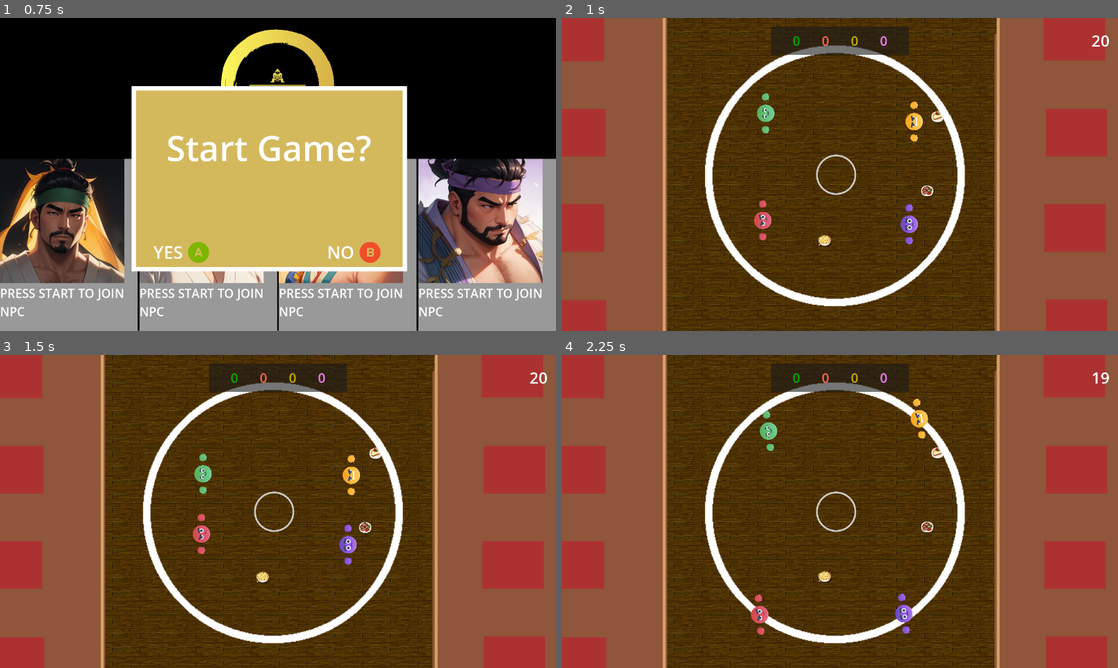
Above: before the commit, frames 1-4 (two rows, left to right).
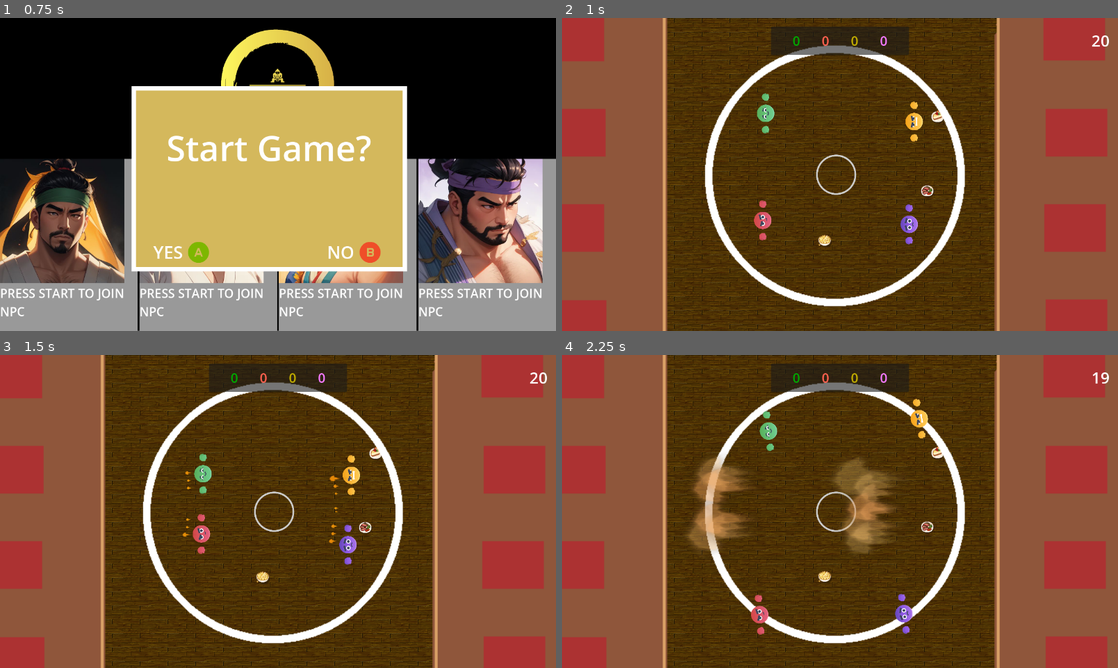
Above: after the commit, the same moments.

Repository: louiidev/ggj24_sumo
Game: Godot game, scene res://Scenes/Lobby.tscn
Same seed, same stepped clock (60 frames per second), same inputs: the game is played once before the commit and once after it.
Inputs:
- Up to frame 1 (0.75 s): tap Enter (ui_accept) at 0.5 s
- Up to frame 2 (1 s): tap Enter (ui_accept) at 0.77 s
- Up to frame 3 (1.5 s): no input
- Up to frame 4 (2.25 s): tap Enter (ui_accept) at 1.52 s

Frame 1 is identical in both runs. In frame 2, less than 0.1% of the frame differs, in the area x 35-64%, y 24-73%; in frame 3, 0.2%; in frame 4, 3.8%, in the area x 22-66%, y 14-90%.

Commit message:
Animate attack

Diff:
--- a/Scenes/Player.gd
+++ b/Scenes/Player.gd
@@ -14,6 +14,14 @@
 var lookDirection = 0.0
 var speedBoostSeconds = 0
 var stuckBoostSeconds = 0
+
+var attackLerpTime = 0.05
+
+var handRestLocalPosition = Vector2(150, 0)
+var handAttackLocalPosition = Vector2(100, -100)
+
+var faceRestScale = Vector2.ONE
+var faceAttackScale = Vector2(0.85, 1)
 
 var hasTackled: bool = false
 var stunned: bool = false
@@ -42,6 +50,7 @@
 @onready var hit_particle: CPUParticles2D = $HitParticle
 
 var hit_face: Texture;
+var attack_face: Texture;
 var original_face: Texture;
 var local_collision_pos: Vector2
 
@@ -64,6 +73,7 @@
 	original_face = face_texture
 
 	hit_face = load("res://Assets/faces/face_j.png")
+	attack_face = load("res://Assets/faces/face_f.png")
 
 
 # Called when the node enters the scene tree for the first time.
@@ -120,15 +130,27 @@
 	hasTackled = true
 	state.apply_impulse(tackleDirection * tackleSpeed)
 	tackledPressedInFrame = false
-	$Attack.play()
-
-func onAttack(state):
-	get_node("AttackTimer").start()
-	canAttack = false
-	hasTackled = true
-	state.apply_impulse(Vector2.from_angle(rotation) * tackleSpeed)
 	attack_particle.emitting = true
 	$Attack.play()
+
+	var tween = get_tree().create_tween()
+	tween.set_parallel(true)
+	tween.tween_property($Node2D/Body,"scale", faceAttackScale, attackLerpTime)
+	tween.tween_property($Node2D/LeftHand,"position", handAttackLocalPosition, attackLerpTime)
+	tween.tween_property($Node2D/RightHand,"position", handAttackLocalPosition * Vector2.LEFT, attackLerpTime)
+	tween.play()
+
+	face.texture = attack_face
+
+func onStopAttack():
+	var tween = get_tree().create_tween()
+	tween.set_parallel(true)
+	tween.tween_property($Node2D/Body,"scale", faceRestScale, attackLerpTime)
+	tween.tween_property($Node2D/LeftHand,"position", handRestLocalPosition, attackLerpTime)
+	tween.tween_property($Node2D/RightHand,"position", handRestLocalPosition * Vector2.LEFT, attackLerpTime)
+	tween.play()
+
+	face.texture = original_face
 
 func _integrate_forces(state):
 	var boostMultiplier = 1
@@ -140,8 +162,15 @@
 
 	if tackledPressedInFrame:
 		tackle(state)
+
 	if(state.get_contact_count() >= 1):
 		local_collision_pos = state.get_contact_local_position(0)
+
+	if !stunned and Input.get_joy_axis(deviceId, JOY_AXIS_TRIGGER_RIGHT) > 0 && !hasTackled && canAttack:
+		tackle(state)
+
+	if Input.get_joy_axis(deviceId, JOY_AXIS_TRIGGER_RIGHT) <= 0:
+		onStopAttack()
 
 func handlePowerup(powerupType):
 	match powerupType:
@@ -175,6 +204,7 @@
 
 func _on_attack_timer_timeout():
 	canAttack = true
+	onStopAttack()
 
 func tickProcess():
 	if(speedBoostSeconds > 0):
--- a/Scenes/Player.tscn
+++ b/Scenes/Player.tscn
@@ -31,7 +31,7 @@
 scale = Vector2(0.25, 0.25)
 
 [node name="RightHand" type="Sprite2D" parent="Node2D"]
-position = Vector2(150, 0)
+position = Vector2(150, 2.08165e-12)
 texture = ExtResource("2_8jlyl")
 
 [node name="Body" type="Sprite2D" parent="Node2D"]
@@ -42,7 +42,7 @@
 texture = ExtResource("4_uym6b")
 
 [node name="LeftHand" type="Sprite2D" parent="Node2D"]
-position = Vector2(-150, 0)
+position = Vector2(-150, 2.08165e-12)
 texture = ExtResource("2_8jlyl")
 flip_h = true
 
